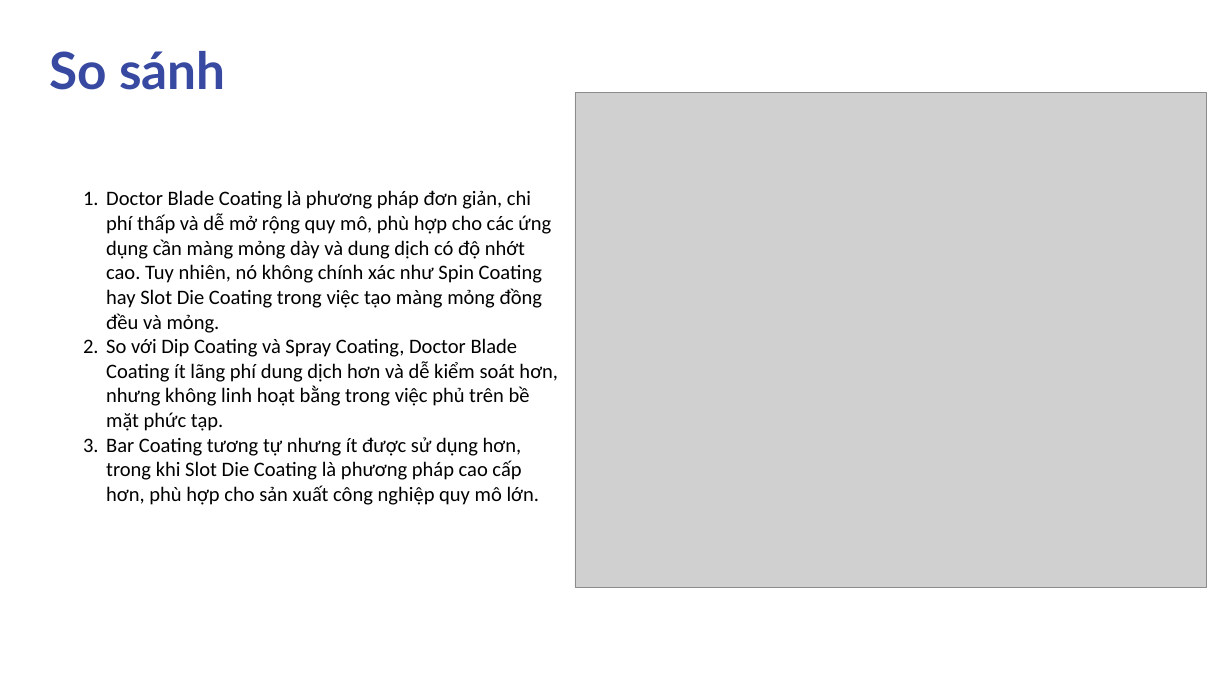
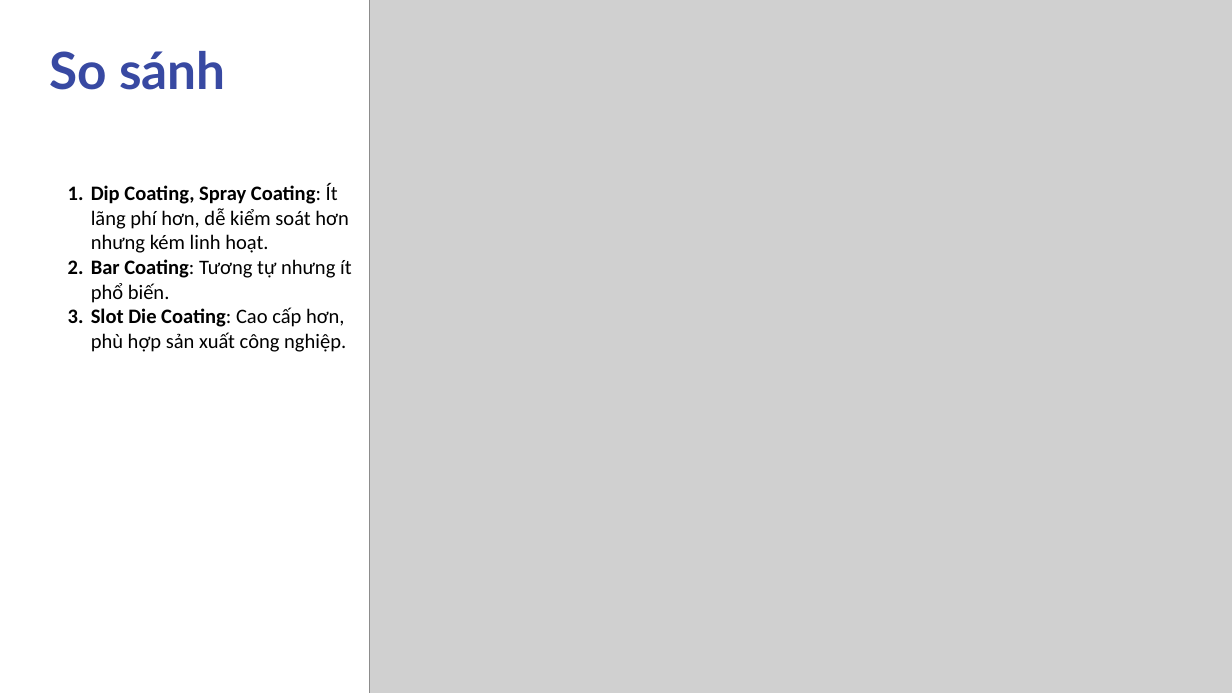
Before and after one commit to sptjerry19/bladecoating, a slide deck: slide 7 of reports/slide/Thiet-ke-Che-tao-May-Trang-Phu-Mang-Mong-ung-dung-trong-linh-kien-chuyen-doi-djien-nang-24032025.pptx. Drawn at 1232x693 pixels with LibreOffice and Linux fonts; fonts in the diff are those of the drawing; grey boxes stand for pictures. Boxes give left, top, right and bottom in pixels: in the first picture for what was removed or moved away, otherwise in the second. Text is boxed around its words. In the diff, an @@ line names an element or a change of style, - is before the commit and + after.

Commit message:
update slide

```diff
--- a/reports/slide/Thiet-ke-Che-tao-May-Trang-Phu-Mang-Mong-ung-dung-trong-linh-kien-chuyen-doi-djien-nang-24032025.pptx
+++ b/reports/slide/Thiet-ke-Che-tao-May-Trang-Phu-Mang-Mong-ung-dung-trong-linh-kien-chuyen-doi-djien-nang-24032025.pptx
@@ picture: place and size @@
-picture at (575, 92, 1206, 587)
+picture at (370, 0, 1232, 693)
@@ text at (91, 183, 352, 352): text changed @@
-1. Doctor Blade Coating là phương pháp đơn giản, chi phí thấp và dễ mở rộng quy mô, phù hợp cho các ứng dụng cần màng mỏng dày và dung dịch có độ nhớt cao. Tuy nhiên, nó không chính xác như Spin Coating hay Slot Die Coating trong việc tạo màng mỏng đồng đều và mỏng.
-2. So với Dip Coating và Spray Coating, Doctor Blade Coating ít lãng phí dung dịch hơn và dễ kiểm soát hơn, nhưng không linh hoạt bằng trong việc phủ trên bề mặt phức tạp.
-3. Bar Coating tương tự nhưng ít được sử dụng hơn, trong khi Slot Die Coating là phương pháp cao cấp hơn, phù hợp cho sản xuất công nghiệp quy mô lớn.
+1. Dip Coating, Spray Coating: Ít lãng phí hơn, dễ kiểm soát hơn nhưng kém linh hoạt.
+2. Bar Coating: Tương tự nhưng ít phổ biến.
+3. Slot Die Coating: Cao cấp hơn, phù hợp sản xuất công nghiệp.
```
Also in this commit, not shown: 3 other slides changed, 2 other files.
